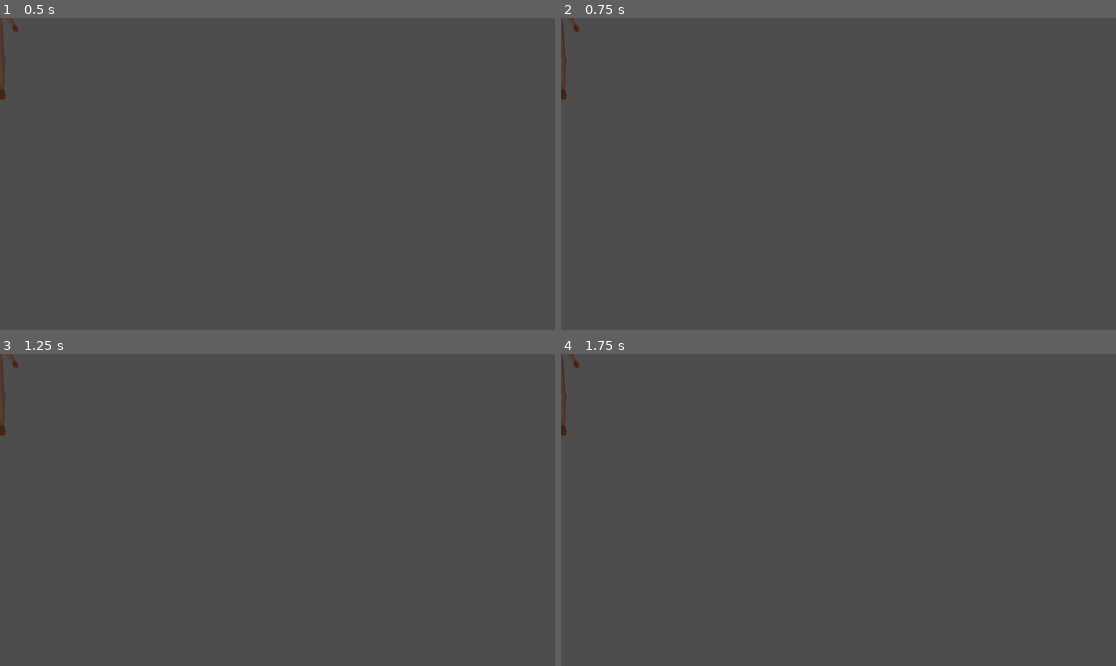
Above: before the commit, frames 1-4 (two rows, left to right).
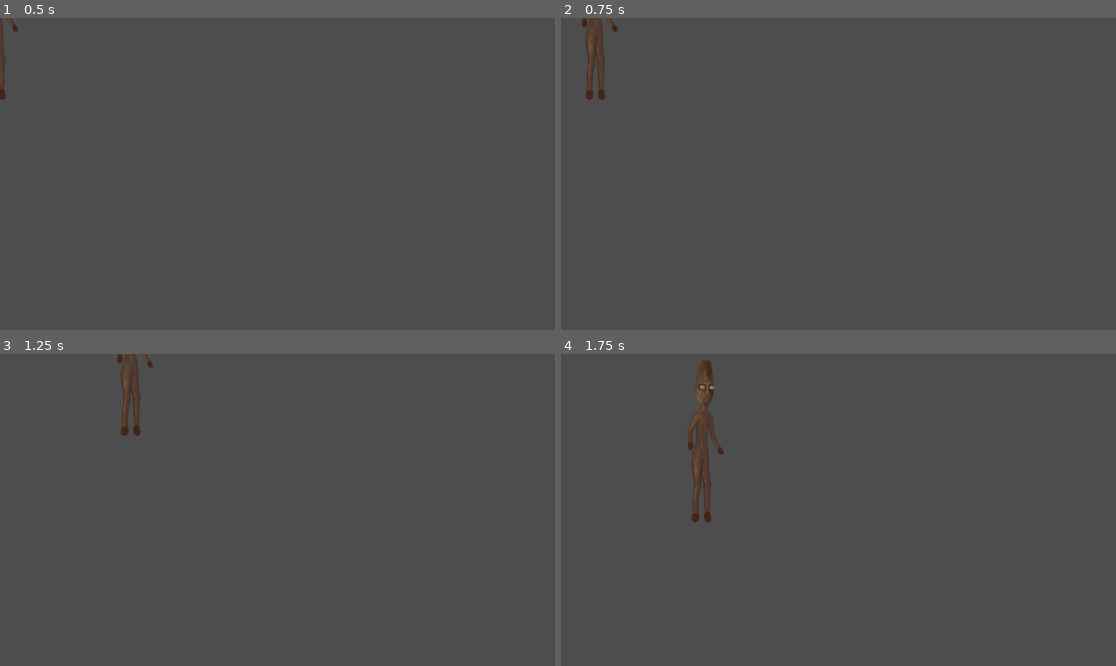
Above: after the commit, the same moments.

Repository: silvanasc804/on-off_labyrinth
Game: Godot game, scene res://scenes/player/player.tscn
The game is run twice, just before and just after one commit, with the same random seed, the same clock (stepped at 60 frames per second) and the same inputs. The project has no main scene, so this scene is started directly.
Inputs:
- Up to frame 1 (0.5 s): no input
- Up to frame 2 (0.75 s): tap Enter at 0.5 s; hold D (right, bound only after the commit) from 0.53 s (still down)
- Up to frame 3 (1.25 s): keep holding D (right, bound only after the commit)
- Up to frame 4 (1.75 s): release D (right, bound only after the commit) at 1.28 s; hold S (down, bound only after the commit) from 1.28 s (still down)

Frame 1 is identical in both runs. In frame 2, 0.9% of the frame differs, in the area x 0-11%, y 0-27%; in frame 3, 0.9%; in frame 4, 1.6%, in the area x 0-30%, y 0-54%.

Commit message:
configuracion de movimiento basico en el personaje

Diff:
--- /dev/null
+++ b/player.gd
@@ -0,0 +1,17 @@
+extends CharacterBody2D
+
+@export var speed = 400
+
+func _physics_process(delta: float) -> void:
+	get_input()
+	move_and_slide()
+
+func get_input():
+	var input_direction =  Input.get_vector("left", "right", "up", "down")
+	velocity = input_direction * speed
+
+func player_on():
+	pass
+
+func player_off():
+	pass
--- a/project.godot
+++ b/project.godot
@@ -14,6 +14,33 @@
 config/features=PackedStringArray("4.4", "Mobile")
 config/icon="res://icon.svg"
 
+[input]
+
+left={
+"deadzone": 0.2,
+"events": [Object(InputEventKey,"resource_local_to_scene":false,"resource_name":"","device":-1,"window_id":0,"alt_pressed":false,"shift_pressed":false,"ctrl_pressed":false,"meta_pressed":false,"pressed":false,"keycode":0,"physical_keycode":65,"key_label":0,"unicode":97,"location":0,"echo":false,"script":null)
+, Object(InputEventKey,"resource_local_to_scene":false,"resource_name":"","device":-1,"window_id":0,"alt_pressed":false,"shift_pressed":false,"ctrl_pressed":false,"meta_pressed":false,"pressed":false,"keycode":0,"physical_keycode":4194319,"key_label":0,"unicode":0,"location":0,"echo":false,"script":null)
+]
+}
+right={
+"deadzone": 0.2,
+"events": [Object(InputEventKey,"resource_local_to_scene":false,"resource_name":"","device":-1,"window_id":0,"alt_pressed":false,"shift_pressed":false,"ctrl_pressed":false,"meta_pressed":false,"pressed":false,"keycode":0,"physical_keycode":68,"key_label":0,"unicode":100,"location":0,"echo":false,"script":null)
+, Object(InputEventKey,"resource_local_to_scene":false,"resource_name":"","device":-1,"window_id":0,"alt_pressed":false,"shift_pressed":false,"ctrl_pressed":false,"meta_pressed":false,"pressed":false,"keycode":0,"physical_keycode":4194321,"key_label":0,"unicode":0,"location":0,"echo":false,"script":null)
+]
+}
+down={
+"deadzone": 0.2,
+"events": [Object(InputEventKey,"resource_local_to_scene":false,"resource_name":"","device":-1,"window_id":0,"alt_pressed":false,"shift_pressed":false,"ctrl_pressed":false,"meta_pressed":false,"pressed":false,"keycode":0,"physical_keycode":83,"key_label":0,"unicode":115,"location":0,"echo":false,"script":null)
+, Object(InputEventKey,"resource_local_to_scene":false,"resource_name":"","device":-1,"window_id":0,"alt_pressed":false,"shift_pressed":false,"ctrl_pressed":false,"meta_pressed":false,"pressed":false,"keycode":0,"physical_keycode":4194322,"key_label":0,"unicode":0,"location":0,"echo":false,"script":null)
+]
+}
+up={
+"deadzone": 0.2,
+"events": [Object(InputEventKey,"resource_local_to_scene":false,"resource_name":"","device":-1,"window_id":0,"alt_pressed":false,"shift_pressed":false,"ctrl_pressed":false,"meta_pressed":false,"pressed":false,"keycode":0,"physical_keycode":87,"key_label":0,"unicode":119,"location":0,"echo":false,"script":null)
+, Object(InputEventKey,"resource_local_to_scene":false,"resource_name":"","device":-1,"window_id":0,"alt_pressed":false,"shift_pressed":false,"ctrl_pressed":false,"meta_pressed":false,"pressed":false,"keycode":0,"physical_keycode":4194320,"key_label":0,"unicode":0,"location":0,"echo":false,"script":null)
+]
+}
+
 [rendering]
 
 renderer/rendering_method="mobile"
--- /dev/null
+++ b/scenes/interactive/mountain.tscn
@@ -0,0 +1,3 @@
+[gd_scene format=3 uid="uid://cgawmsaxesbgn"]
+
+[node name="Mountain" type="Node2D"]
--- /dev/null
+++ b/scenes/player/player.gd
@@ -0,0 +1,12 @@
+class_name Player
+extends Node2D
+
+@export var speed = 400
+
+func _physics_process(delta: float) -> void:
+	get_input()
+	move_and_slide()
+
+func get_input():
+	var input_direction =  Input.get_vector("left", "right", "up", "down")
+	velocity = input_direction*speed
--- a/scenes/player/player.tscn
+++ b/scenes/player/player.tscn
@@ -1,8 +1,18 @@
-[gd_scene load_steps=2 format=3 uid="uid://bjr6o6qw4xfjy"]
+[gd_scene load_steps=4 format=3 uid="uid://bjr6o6qw4xfjy"]
 
 [ext_resource type="Texture2D" uid="uid://ba0p78rflcgd7" path="res://art/player/player_off_1.png" id="1_8afob"]
+[ext_resource type="Script" uid="uid://dcpyxulpjyvnc" path="res://player.gd" id="1_dovo2"]
 
-[node name="Player" type="Node2D"]
+[sub_resource type="CapsuleShape2D" id="CapsuleShape2D_dovo2"]
+radius = 18.0
+height = 56.0
 
-[node name="PlayerImage" type="Sprite2D" parent="."]
+[node name="player" type="CharacterBody2D"]
+script = ExtResource("1_dovo2")
+
+[node name="Sprite2D" type="Sprite2D" parent="."]
 texture = ExtResource("1_8afob")
+
+[node name="CollisionShape2D" type="CollisionShape2D" parent="."]
+position = Vector2(-9, 135)
+shape = SubResource("CapsuleShape2D_dovo2")
Not shown, added: player.gd.uid
Not shown, added: scenes/player/player.gd.uid
